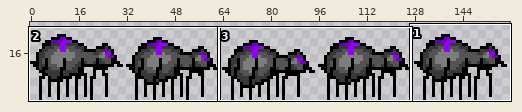
A sprite sheet gets an edit: Sprites/7_Gegnaz/spinne_stehend_purple.png. Above: a wide view before the commit, with the close-up outlined.
Close-up. Earlier state:
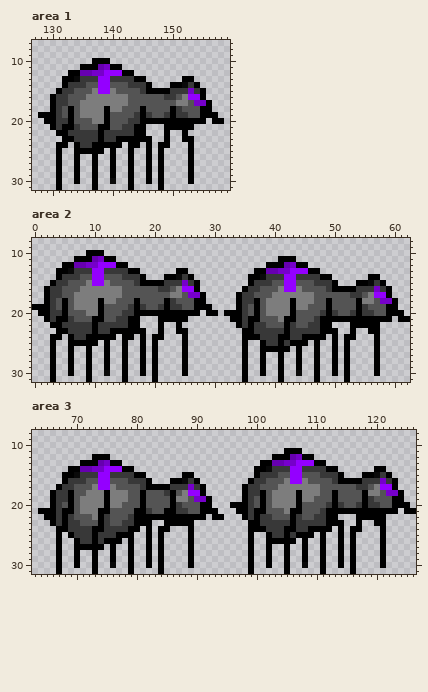
The file is 160x32 pixels. Pixels under 10% opacity are left out. Colours within 5 levels of each other are drawn and written as one. Shown: area 1: x 127..159, y 7..31; area 2: x 0..62, y 8..31; area 3: x 63..126, y 8..31. The wide view leaves out empty margins.
And afterwards:
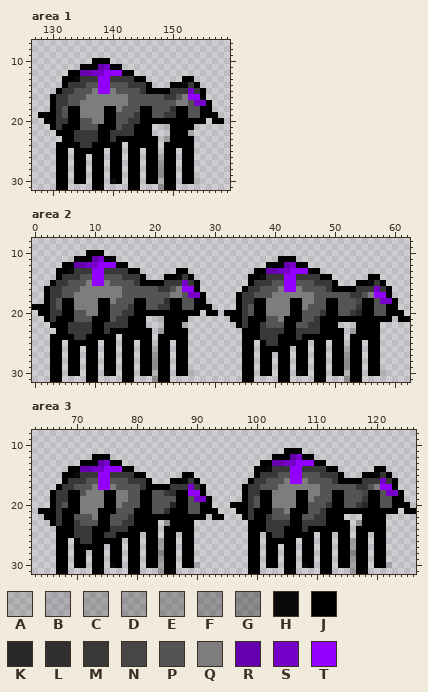
Palette (. is transparent): A #0000001f  B #00000025  C #00000032  D #00000038  E #0000003e  F #00000044  G #00000052  H #000000f3  J #000000  K #282828  L #303030  M #383838  N #474747  P #545454  Q #7d7d7d  R #6600af  S #7600ca  T #9400ff
Change:
Area 1:
y 18: x 134 P -> J; x 140 Q -> J; x 146 P -> J; x 150..152 JMP -> LJJ
y 19: x 134 P -> J; x 140 P -> J; x 146 M -> J; x 150..152 JMM -> MJJ
y 20: x 134 P -> J; x 140 P -> J
y 21: x 134 M -> J; x 140 P -> J; x 146 . -> J; x 149 J -> B
y 22: x 133 M -> J; x 139 M -> J; x 146 . -> J; x 149..151 J.. -> .JJ; x 153 . -> A
y 23: x 139 M -> J; x 147 . -> J; x 149..151 J.. -> EJJ
y 24: x 133 . -> J; x 145 . -> J; x 147..148 .J -> J.; x 150..152 ... -> JJJ
y 25: x 132 . -> J; x 141 . -> J; x 144 . -> J; x 147..150 .J.. -> J.JJ; x 152 . -> J
y 26: x 132 . -> J; x 135 . -> J; x 138 . -> J; x 141 . -> J; x 144 . -> J; x 147..150 .J.. -> JCJJ; x 152 . -> J
y 27: x 132 . -> J; x 135 . -> J; x 138 . -> J; x 141 . -> J; x 144 . -> J; x 147..150 .J.. -> JDJJ; x 152 . -> J
y 28: x 132 . -> J; x 135 . -> J; x 138 . -> J; x 141 . -> J; x 144 . -> J; x 147..150 .J.. -> JGJJ; x 152 . -> J
y 29: x 132 . -> J; x 135 . -> J; x 138 . -> J; x 141 . -> J; x 144 . -> J; x 147..150 .J.. -> JFJJ; x 152 . -> J
y 30: x 132 . -> J; x 135 . -> J; x 138 . -> J; x 141 . -> J; x 144 . -> J; x 147..150 .J.. -> JBJJ; x 152 . -> J; x 154 . -> B
y 31: x 132 . -> J; x 138 . -> J; x 144 . -> J; x 148..150 J.. -> FJJ
Area 2:
y 18: x 6 P -> J; x 12 Q -> J; x 18 P -> J; x 22..24 JMP -> LJJ; x 38 P -> J; x 44 Q -> J; x 50 P -> J; x 54..56 JQQ -> NJJ
y 19: x 6 P -> J; x 12 P -> J; x 18 M -> J; x 22..24 JMM -> MJJ; x 38 P -> J; x 44 Q -> J; x 50 P -> J; x 54..56 JMP -> MJJ
y 20: x 6 P -> J; x 12 P -> J; x 38 P -> J; x 44 P -> J; x 50 M -> J; x 54..56 JMM -> KJJ
y 21: x 6 M -> J; x 12 P -> J; x 18 . -> J; x 21 J -> B; x 38 P -> J; x 44 P -> J
y 22: x 5 M -> J; x 11 M -> J; x 18 . -> J; x 21..23 J.. -> .JJ; x 25 . -> A; x 37 M -> J; x 43 M -> J; x 50 . -> J; x 53 J -> .
y 23: x 11 M -> J; x 19 . -> J; x 21..23 J.. -> EJJ; x 37 M -> J; x 43 M -> J; x 51 . -> J; x 53..55 J.. -> EJJ
y 24: x 5 . -> J; x 17 . -> J; x 19..20 .J -> J.; x 22..24 ... -> JJJ; x 43 M -> J; x 49 . -> J; x 51..52 .J -> J.; x 54..56 ... -> JJJ
y 25: x 4 . -> J; x 13 . -> J; x 16 . -> J; x 19..22 .J.. -> J.JJ; x 24 . -> J; x 36 . -> J; x 42 M -> J; x 48 . -> J; x 51..54 .J.. -> J.JJ; x 56 . -> J
y 26: x 4 . -> J; x 7 . -> J; x 10 . -> J; x 13 . -> J; x 16 . -> J; x 19..22 .J.. -> JCJJ; x 24 . -> J; x 36 . -> J; x 45 . -> J; x 48 . -> J; x 51..54 .J.. -> JCJJ; x 56 . -> J
y 27: x 4 . -> J; x 7 . -> J; x 10 . -> J; x 13 . -> J; x 16 . -> J; x 19..22 .J.. -> JDJJ; x 24 . -> J; x 36 . -> J; x 39 . -> J; x 42 . -> J; x 45 . -> J; x 48 . -> J; x 51..54 .J.. -> JDJJ; x 56 . -> J
y 28: x 4 . -> J; x 7 . -> J; x 10 . -> J; x 13 . -> J; x 16 . -> J; x 19..22 .J.. -> JGJJ; x 24 . -> J; x 36 . -> J; x 39 . -> J; x 42 . -> J; x 45 . -> J; x 48 . -> J; x 51..54 .J.. -> JGJJ; x 56 . -> J
y 29: x 4 . -> J; x 7 . -> J; x 10 . -> J; x 13 . -> J; x 16 . -> J; x 19..22 .J.. -> JFJJ; x 24 . -> J; x 36 . -> J; x 39 . -> J; x 42 . -> J; x 45 . -> J; x 48 . -> J; x 51..54 .J.. -> JFJJ; x 56 . -> J
y 30: x 4 . -> J; x 7 . -> J; x 10 . -> J; x 13 . -> J; x 16 . -> J; x 19..22 .J.. -> JBJJ; x 24 . -> J; x 26 . -> B; x 36 . -> J; x 39 . -> J; x 42 . -> J; x 45 . -> J; x 48 . -> J; x 51..54 .J.. -> JBJJ; x 56 . -> J; x 58 . -> B
y 31: x 4 . -> J; x 10 . -> J; x 16 . -> J; x 20..22 J.. -> FJJ; x 36 . -> J; x 42 . -> J; x 48 . -> J; x 52..54 J.. -> FJJ
Area 3:
y 18: x 70 P -> J; x 76 Q -> J; x 82 P -> J; x 86..88 JPQ -> LJJ; x 102 P -> J; x 108 Q -> J; x 114 P -> J; x 118..120 JQQ -> NJJ
y 19: x 70 P -> J; x 76 Q -> J; x 82 P -> J; x 86..88 JQQ -> PJJ; x 102 P -> J; x 108 Q -> J; x 114 P -> J; x 118..120 JMP -> MJJ
y 20: x 70 P -> J; x 76 Q -> J; x 82 P -> J; x 86..88 JMP -> KJJ; x 102 P -> J; x 108 P -> J; x 114 M -> J; x 118..120 JMM -> KJJ
y 21: x 70 P -> J; x 76 P -> J; x 82 M -> J; x 85 J -> L; x 87..88 MM -> JJ; x 102 P -> J; x 108 P -> J
y 22: x 69 M -> J; x 75 M -> J; x 101 M -> J; x 107 M -> J; x 114 . -> J; x 117 J -> .
y 23: x 69 M -> J; x 75 M -> J; x 83 . -> J; x 85 J -> E; x 101 M -> J; x 107 M -> J; x 115 . -> J; x 117..119 J.. -> EJJ
y 24: x 69 M -> J; x 75 M -> J; x 81 . -> J; x 83..84 .J -> J.; x 86..88 ... -> JJJ; x 107 M -> J; x 113 . -> J; x 115..116 .J -> J.; x 118..120 ... -> JJJ
y 25: x 68 . -> J; x 74 M -> J; x 80 . -> J; x 83..86 .J.. -> J.JJ; x 88 . -> J; x 100 . -> J; x 106 M -> J; x 112 . -> J; x 115..118 .J.. -> J.JJ; x 120 . -> J
y 26: x 68 . -> J; x 74 M -> J; x 80 . -> J; x 83..86 .J.. -> JCJJ; x 88 . -> J; x 100 . -> J; x 109 . -> J; x 112 . -> J; x 115..118 .J.. -> JCJJ; x 120 . -> J
y 27: x 68 . -> J; x 77 . -> J; x 80 . -> J; x 83..86 .J.. -> JDJJ; x 88 . -> J; x 100 . -> J; x 103 . -> J; x 106 . -> J; x 109 . -> J; x 112 . -> J; x 115..118 .J.. -> JDJJ; x 120 . -> J
y 28: x 68 . -> J; x 71 . -> J; x 74 . -> J; x 77 . -> J; x 80 . -> J; x 83..86 .J.. -> JGJJ; x 88 . -> J; x 100 . -> J; x 103 . -> J; x 106 . -> J; x 109 . -> J; x 112 . -> J; x 115..118 .J.. -> JGJJ; x 120 . -> J
y 29: x 68 . -> J; x 71 . -> J; x 74 . -> J; x 77 . -> J; x 80 . -> J; x 83..86 .J.. -> JFJJ; x 88 . -> J; x 100 . -> J; x 103 . -> J; x 106 . -> J; x 109 . -> J; x 112 . -> J; x 115..118 .J.. -> JFJJ; x 120 . -> J
y 30: x 68 . -> J; x 71 . -> J; x 74 . -> J; x 77 . -> J; x 80 . -> J; x 83..86 .J.. -> JBJJ; x 88 . -> J; x 90 . -> B; x 100 . -> J; x 103 . -> J; x 106 . -> J; x 109 . -> J; x 112 . -> J; x 115..118 .J.. -> JBJJ; x 120 . -> J; x 122 . -> B
y 31: x 68 . -> J; x 74 . -> J; x 80 . -> J; x 84..86 J.. -> FJJ; x 100 . -> J; x 106 . -> J; x 112 . -> J; x 116..118 J.. -> FJJ
Changed places in both close-ups, as pixel boxes (x1, y1, x2, y2):
changed: (62, 106, 200, 190)
changed: (56, 298, 194, 382)
changed: (248, 298, 386, 382)
changed: (62, 490, 200, 574)
changed: (254, 490, 392, 574)
